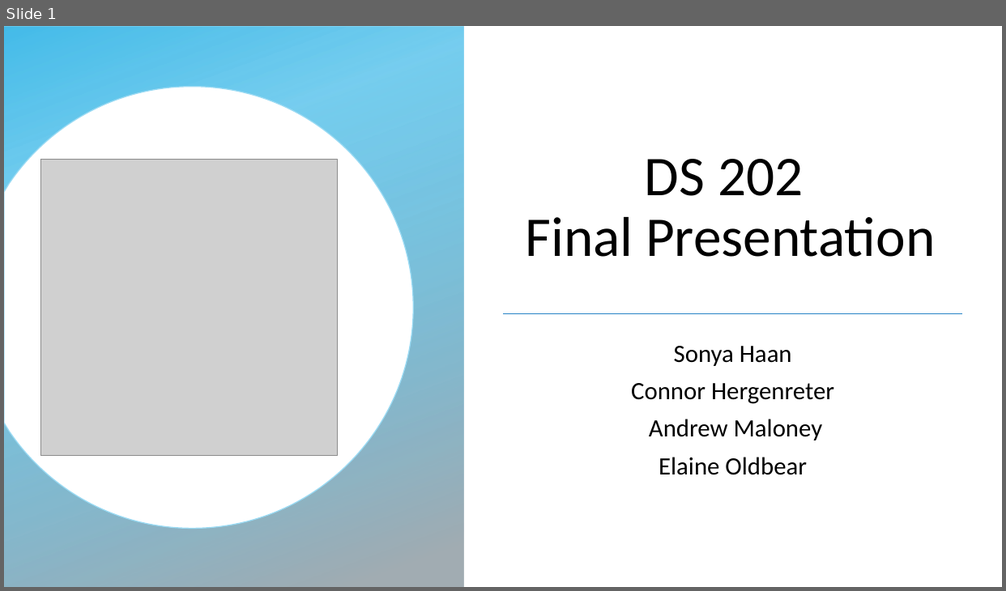
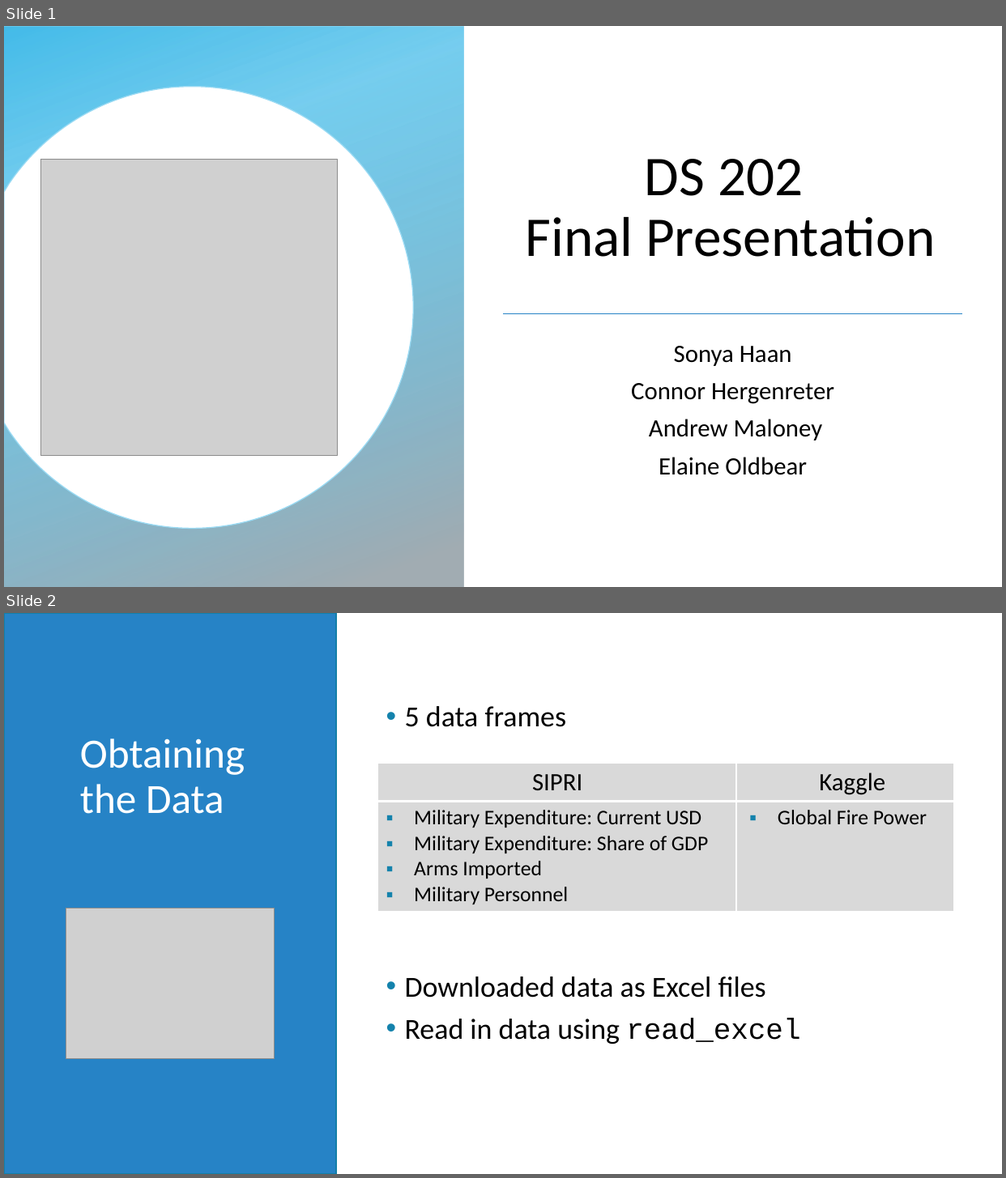
Before and after one commit to xazip/ds202_Final_Project, a slide deck: DS 202 Final Presentation.pptx. Shown one above the other, each under a label of ours: slide 1 before the commit, slides 1 and 2 after it. The pictures are 1006x591 and 1006x1178 pixels, drawn with LibreOffice and Linux fonts; fonts in the diff are those of the drawing; grey boxes stand for pictures; background and template pictures are left out. Boxes give left, top, right and bottom in pixels: in the first picture for what was removed or moved away, otherwise in the second. Text is boxed around its words. In the diff, an @@ line names an element or a change of style, - is before the commit and + after.

Commit message:
Updated PowerPoint, still a work in progress

```diff
--- a/DS 202 Final Presentation.pptx
+++ b/DS 202 Final Presentation.pptx
@@ slide 2 added at (4, 613, 1002, 1174), background #FFFFFF @@
@@ rectangle added at (4, 613, 336, 1174), fill #2683C6, outline #1580A9 1 pt @@
@@ text added at (405, 706, 800, 1044), 28 pt, text #000000 @@
+• 5 data frames
+• Downloaded data as Excel files
+• Read in data using read_excel
@@ title added at (80, 739, 245, 814), 40 pt, text #FFFFFF @@
+Obtaining the Data
@@ table added at (378, 764, 953, 908), 2 rows, 2 columns @@
+SIPRI | Kaggle
+Military Expenditure: Current USD / Military Expenditure: Share of GDP / Arms Imported / Military Personnel | Global Fire Power
@@ picture added at (66, 909, 275, 1059) @@
```
Also in this commit, not shown: 4 slides changed, 10 other slides added, 8 slides removed.
